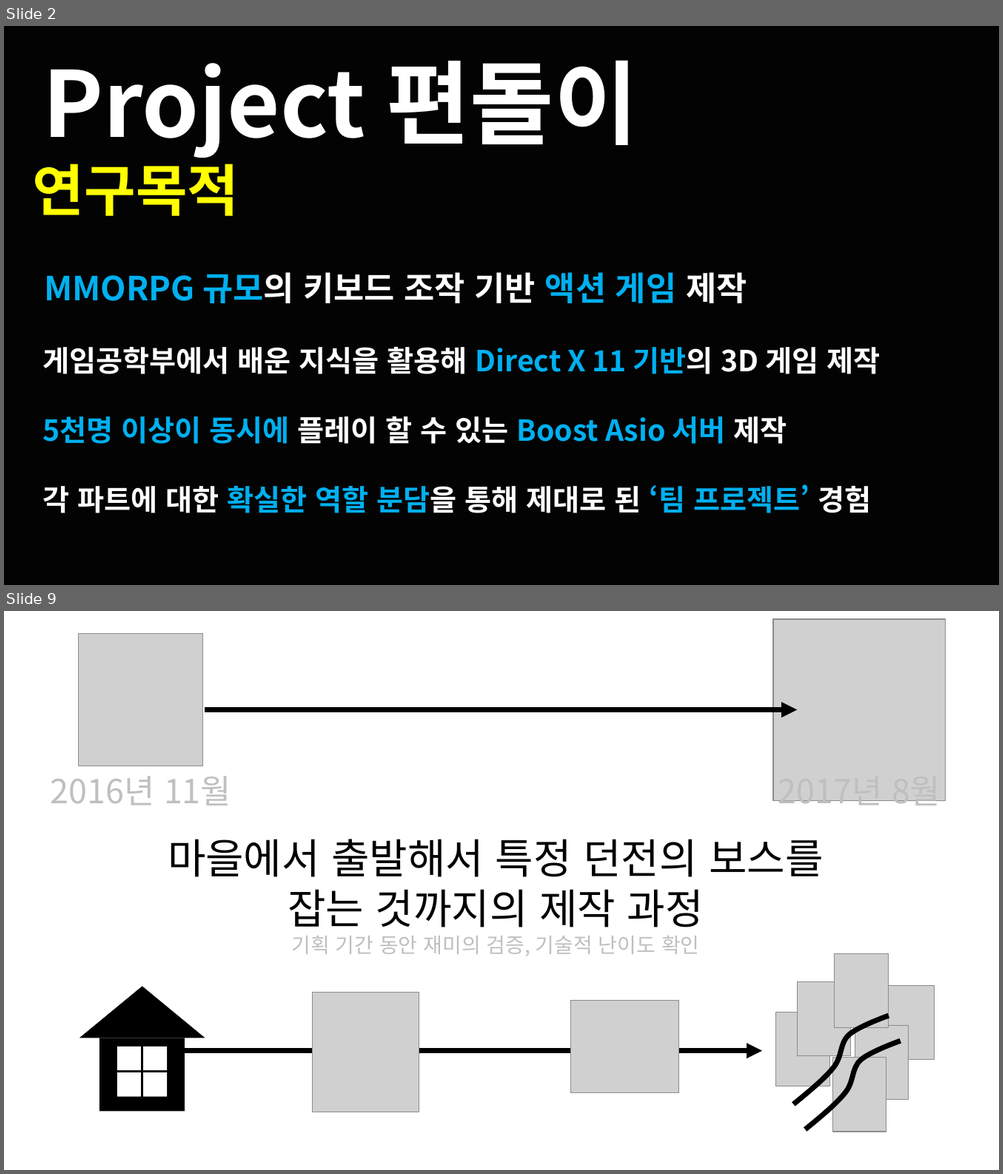
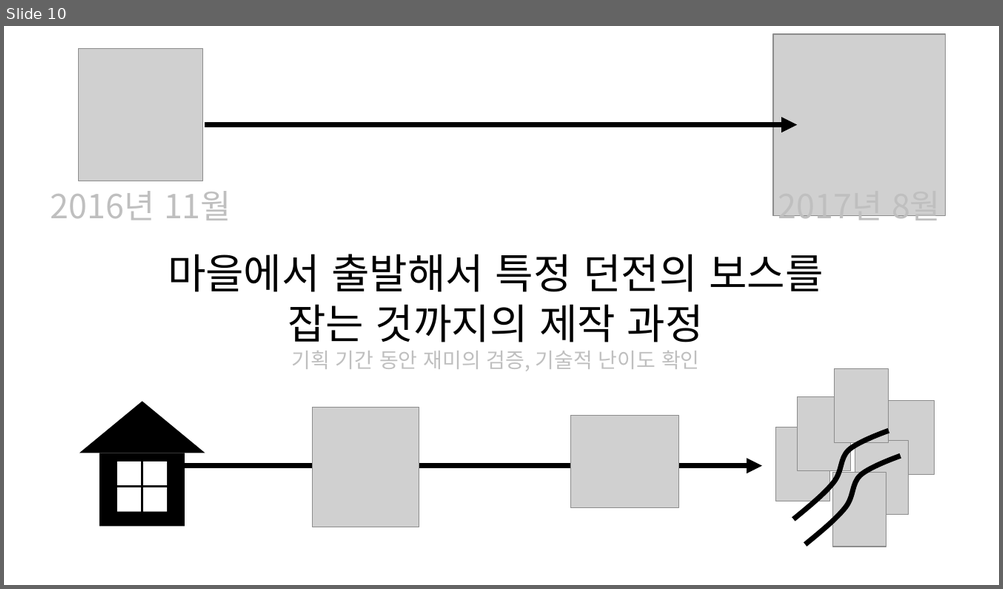
Before and after one commit to korleinster/gamebusdriver, a slide deck: documents/노루막이_김형준_신창섭_홍승필_허지훈.pptx. Shown one above the other, each under a label of ours: slides 2 and 9 before the commit, slide 10 after it; the slides between them are not shown. The pictures are 1003x1174 and 1003x589 pixels, drawn with LibreOffice and Linux fonts; fonts in the diff are those of the drawing; grey boxes stand for pictures; background and template pictures are left out. Boxes give left, top, right and bottom in pixels: in the first picture for what was removed or moved away, otherwise in the second. Text is boxed around its words. In the diff, an @@ line names an element or a change of style, - is before the commit and + after.

```diff
--- a/documents/노루막이_김형준_신창섭_홍승필_허지훈.pptx
+++ b/documents/노루막이_김형준_신창섭_홍승필_허지훈.pptx
@@ slide 2 removed at [4,26,999,585], background #FFFFFF @@
@@ rectangle removed at [4,26,999,585] @@
@@ text removed at [33,60,637,216] @@
-Project 편돌이
-연구목적
@@ text removed at [44,272,746,304] @@
-MMORPG 규모의 키보드 조작 기반 액션 게임 제작
@@ text removed at [43,347,880,375] @@
-게임공학부에서 배운 지식을 활용해 Direct X 11 기반의 3D 게임 제작
@@ text removed at [43,417,786,444] @@
-5천명 이상이 동시에 플레이 할 수 있는 Boost Asio 서버 제작
@@ text removed at [43,485,871,514] @@
-각 파트에 대한 확실한 역할 분담을 통해 제대로 된 ‘팀 프로젝트’ 경험
@@ what was slide 9 is now slide 10 @@
```
Also in this commit, not shown: 8 slides changed, 4 slides added, 2 other slides removed.
